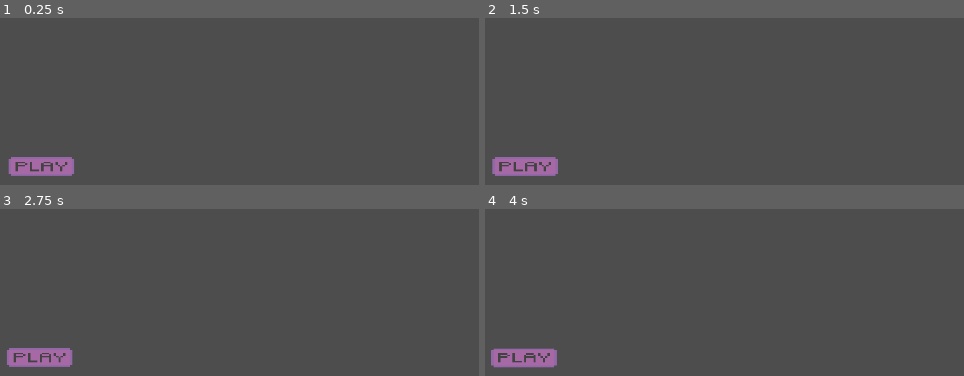
Above: before the commit, frames 1-4 (two rows, left to right).
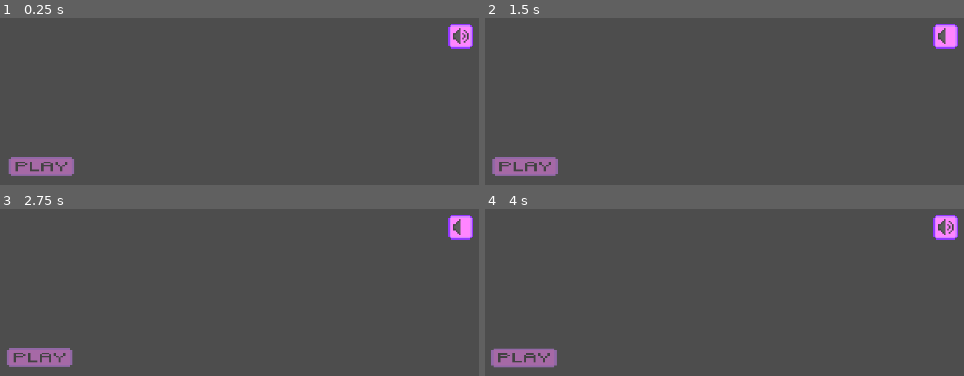
Above: after the commit, the same moments.

Repository: Topech/gamejam2025
Game: Godot game, scene res://main.tscn
Same seed, same stepped clock (60 frames per second), same inputs: the game is played once before the commit and once after it.
Inputs (mouse positions are in pixels of both pictures, inside the frame that each line leads up to):
- Up to frame 1 (0.25 s): no input
- Up to frame 2 (1.5 s): click (949, 36) at 0.52 s; click "This button starts the game!" at 1.25 s
- Up to frame 3 (2.75 s): click "This button starts the game!" at 2 s
- Up to frame 4 (4 s): click (949, 227) at 2.77 s; click "This button starts the game!" at 3.5 s

The runs differ from the first frame. In frame 1, 0.7% of the frame differs, in the area x 93-99%, y 3-19%; in frame 2, 0.7%; in frame 3, 0.7%; in frame 4, 0.7%.

Commit message:
Mute button in (not functional)

Diff:
--- a/button.tscn
+++ b/button.tscn
@@ -1,8 +1,10 @@
-[gd_scene load_steps=15 format=3 uid="uid://c6a6sgpnvrubx"]
+[gd_scene load_steps=17 format=3 uid="uid://c6a6sgpnvrubx"]
 
 [ext_resource type="Script" path="res://button.gd" id="1_6syls"]
 [ext_resource type="Script" path="res://start_button.gd" id="2_d5gbx"]
 [ext_resource type="Texture2D" uid="uid://degcmku0mhc20" path="res://Assets/Buttons/MainMenu/Play_2.png" id="3_mvdgq"]
+[ext_resource type="Texture2D" uid="uid://c6y3anolcs8vl" path="res://Assets/Buttons/Mute.png" id="4_h44qx"]
+[ext_resource type="Texture2D" uid="uid://dm1n7peunmaje" path="res://Assets/Buttons/Unmute.png" id="5_ojvjv"]
 
 [sub_resource type="StyleBoxEmpty" id="StyleBoxEmpty_nx3b4"]
 
@@ -34,6 +36,17 @@
 grow_horizontal = 2
 grow_vertical = 2
 script = ExtResource("1_6syls")
+
+[node name="TextureButton" type="TextureButton" parent="."]
+layout_mode = 2
+offset_left = 1216.0
+offset_top = 19.0
+offset_right = 1262.0
+offset_bottom = 59.0
+toggle_mode = true
+texture_normal = ExtResource("4_h44qx")
+texture_pressed = ExtResource("5_ojvjv")
+stretch_mode = 4
 
 [node name="Menu" type="VBoxContainer" parent="."]
 layout_mode = 1
